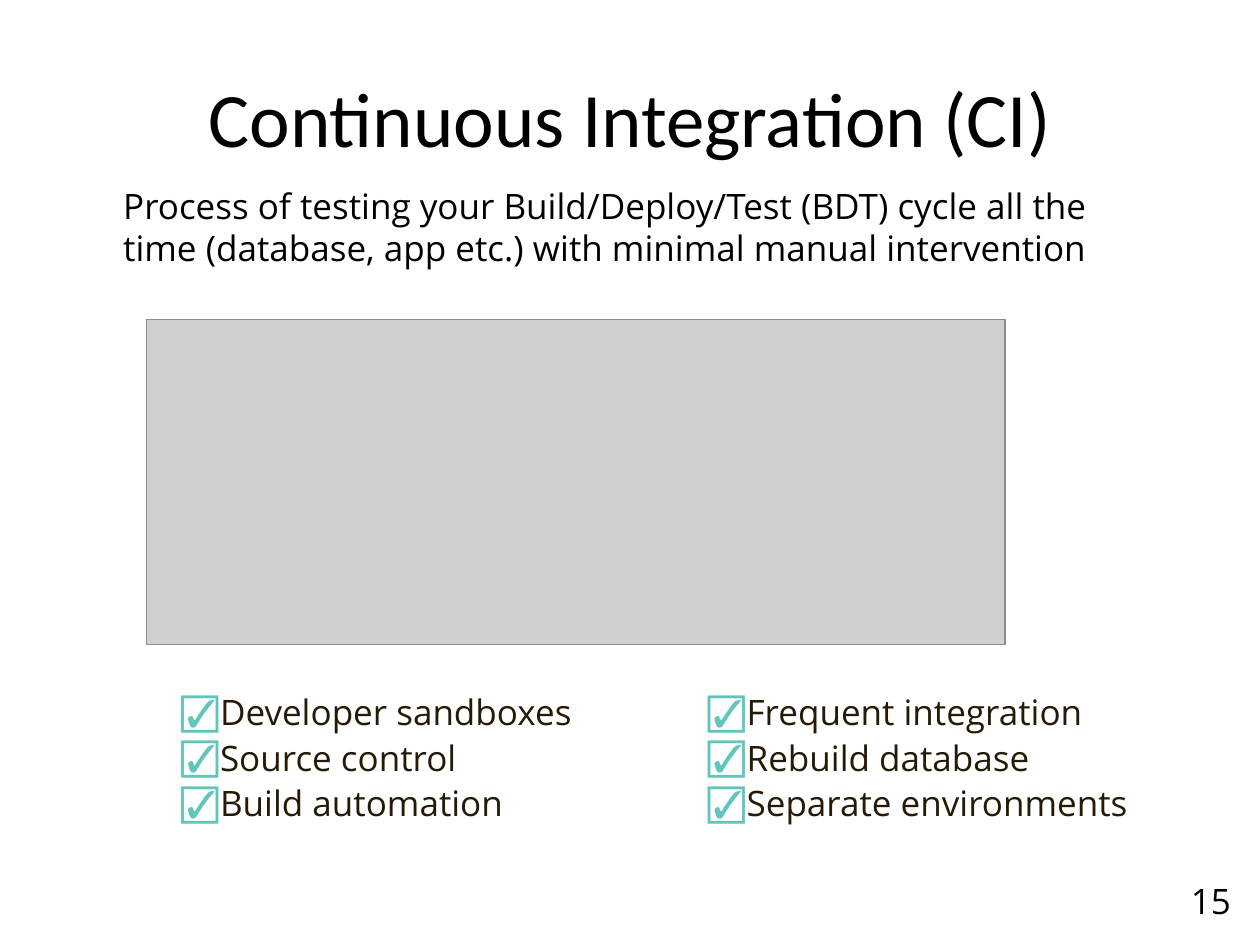
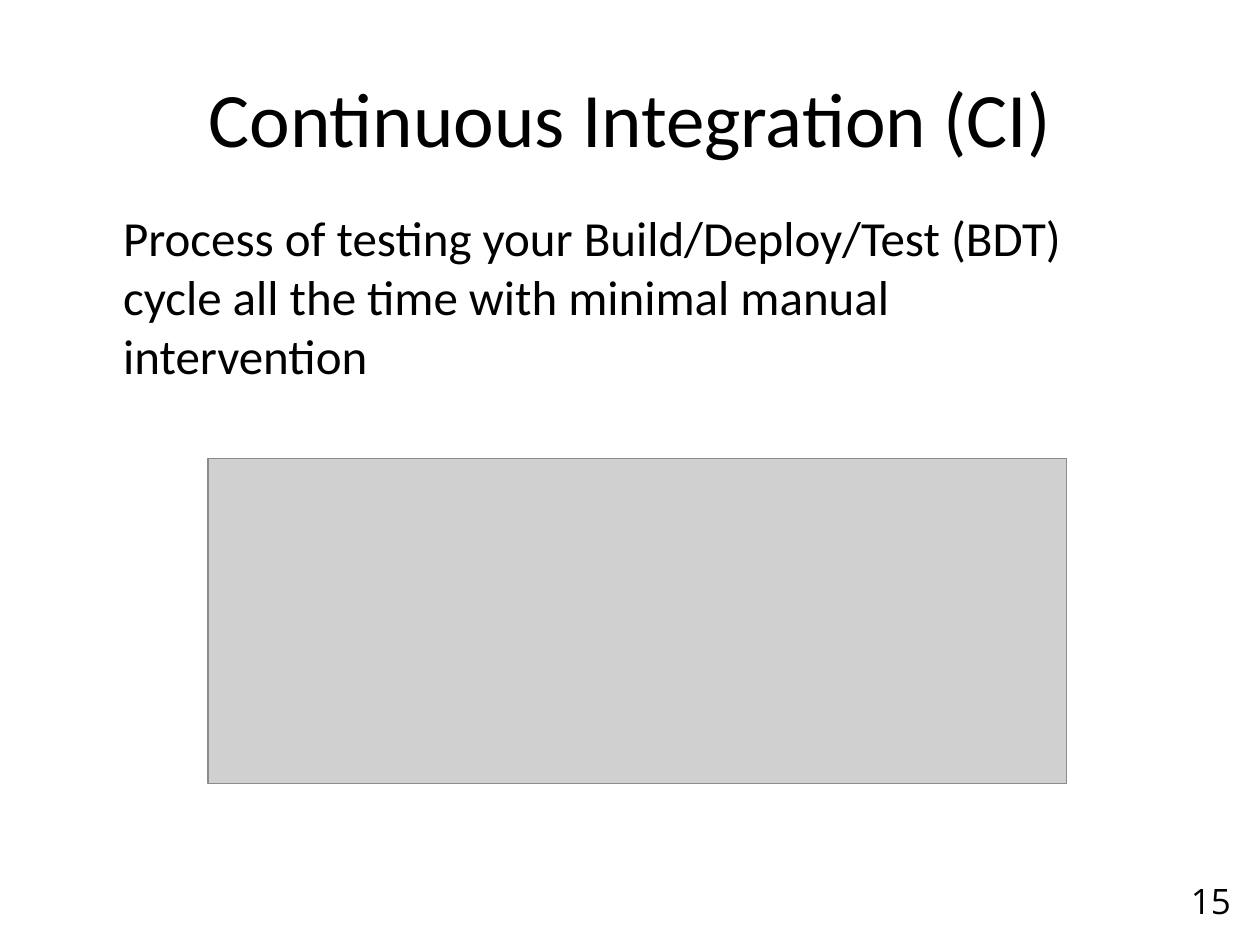
Before and after one commit to browngeek666/DevOpsPres, a slide deck: slide 15 of ALFDevOps.pptx. Drawn at 1260x945 pixels with LibreOffice and Linux fonts; fonts in the diff are those of the drawing; grey boxes stand for pictures. Boxes give left, top, right and bottom in pixels: in the first picture for what was removed or moved away, otherwise in the second. Text is boxed around its words. In the diff, an @@ line names an element or a change of style, - is before the commit and + after.

```diff
--- a/ALFDevOps.pptx
+++ b/ALFDevOps.pptx
@@ text at bbox=[123, 220, 1061, 375]: text changed; size 20 to 28 pt; font Open Sans to Calibri @@
-Process of testing your Build/Deploy/Test (BDT) cycle all the time (database, app etc.) with minimal manual intervention
+Process of testing your Build/Deploy/Test (BDT) cycle all the time with minimal manual intervention
@@ picture: place and size @@
-picture at bbox=[146, 319, 1004, 644]
+picture at bbox=[208, 459, 1066, 784]
@@ text removed at bbox=[220, 698, 571, 817] @@
-☑ Developer sandboxes
-☑ Source control
-☑ Build automation
@@ text removed at bbox=[747, 699, 1128, 825] @@
-☑ Frequent integration
-☑ Rebuild database
-☑ Separate environments
```
Also in this commit, not shown: 10 other slides changed, 4 slides added, 12 slides removed.
